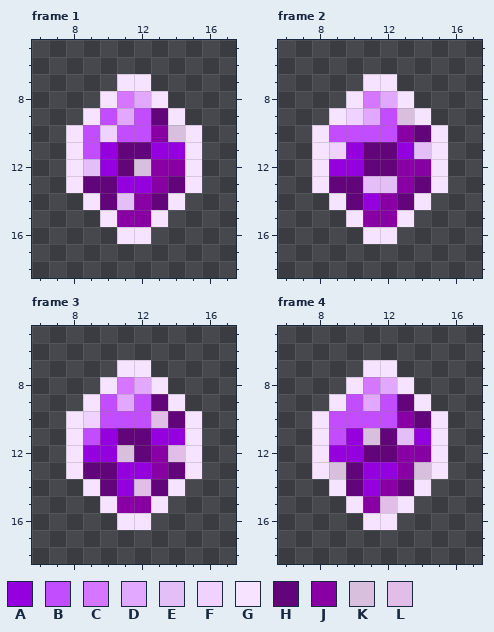
File history of a pixel-art file, Resources/gravityRefill.aseprite. Above, as it was before the edit.
24x24 pixels, 8 frames. Colours within 5 levels of each other are drawn and written as one. Shown: frame 1: x 6..17, y 5..18; frame 2: x 6..17, y 5..18; frame 3: x 6..17, y 5..18; frame 4: x 6..17, y 5..18. The commit also changed other frames, which this record leaves out.
Palette (. is transparent): A #9400de  B #c14dff  C #d675ff  D #e2a8ff  E #e4bef7  F #efd2ff  G #f5e3ff  H #63057a  J #8800a3  K #d7bfdd  L #e1bee8
The result:
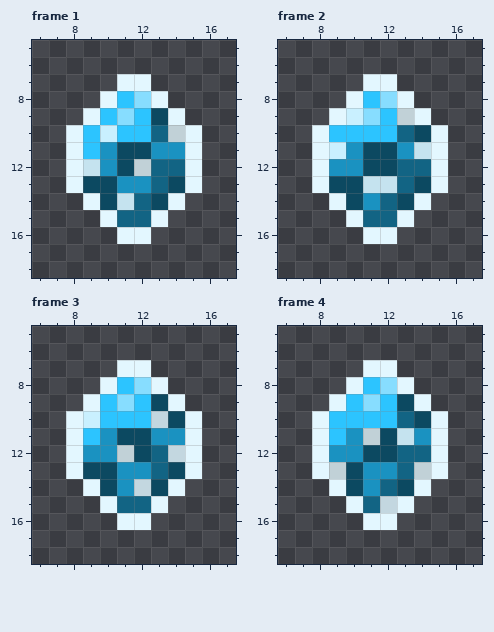
From the commit log: Add separate sprite for no-dash gravity refills
Edits made:
layer "No Dash" added
layer "Item" removed
colour A: #9400de -> #1a92c1
colour B: #c14dff -> #2cc4ff
colour D: #e2a8ff -> #87ddff
colour E: #e4bef7 -> #c5e3ef
colour F: #efd2ff -> #c9f0ff
colour G: #f5e3ff -> #e3f7ff
colour H: #63057a -> #0c4961
colour J: #8800a3 -> #126484
colour K: #d7bfdd -> #c1d1d7
colour L: #e1bee8 -> #c3d7e0
Changed rows in their new state; - is a pixel that keeps its letter.
Frame 1, layer "No Dash":
first column x 11:
 8 B
Frame 2, layer "No Dash": the same change as frame 1
Frame 3, layer "No Dash": the same change as frame 1
Frame 4, layer "No Dash": the same change as frame 1
Pixel boxes of the changes (left, top, right, bottom) in both pictures:
changed: (66, 74, 202, 244)
changed: (312, 74, 448, 244)
changed: (66, 360, 202, 530)
changed: (312, 360, 448, 530)
